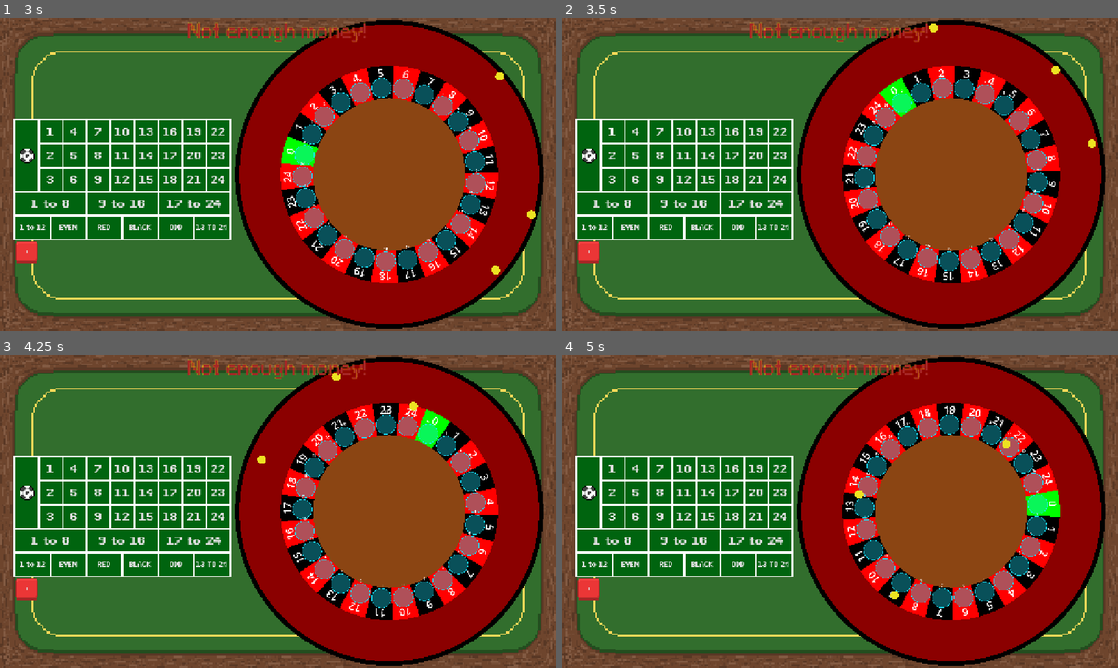
Above: before the commit, frames 1-4 (two rows, left to right).
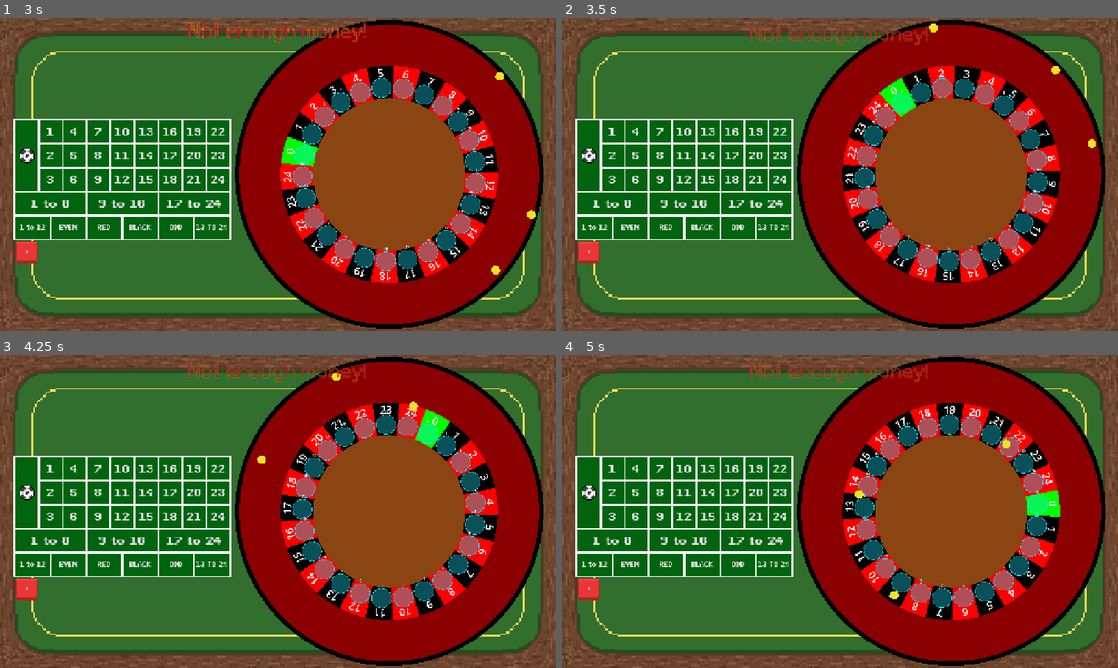
Above: after the commit, the same moments.

Repository: DuneRanger/Very-Serious-GameJam-2026
Game: Godot game, scene res://scenes/game/game_scene/game_scene.tscn
Two runs of this game, one before a commit and one after it. Both use one fixed random seed, a clock stepped at 60 frames per second and the inputs below. Sound files missing from this copy of the repository are replaced by a short silence.
Inputs:
- Up to frame 1 (3 s): click "+" at 0.5 s; click "-" at 1.25 s; click "0" at 2 s; click "1" at 2.75 s
- Up to frame 2 (3.5 s): no input
- Up to frame 3 (4.25 s): click "2" at 3.5 s
- Up to frame 4 (5 s): click "3" at 4.25 s

Frame 1 is identical in both runs. In frame 2, 0.8% of the frame differs, in the area x 33-66%, y 1-9%; in frame 3, 0.8%; in frame 4, 0.8%.

Commit message:
made the error animation stop (final fix to the error animation i swear)

Diff:
--- a/scenes/game/game_scene/game_scene.gd
+++ b/scenes/game/game_scene/game_scene.gd
@@ -11,6 +11,7 @@
 func _process(_delta: float) -> void:
 	if $Table/BettingSystem.error_message != "":
 		send_error_message($Table/BettingSystem.error_message)
+		$Table/BettingSystem.error_message = ""
 
 	match (GameManager.game_state):
 		GameEnums.game_states.BET_PHASE:
